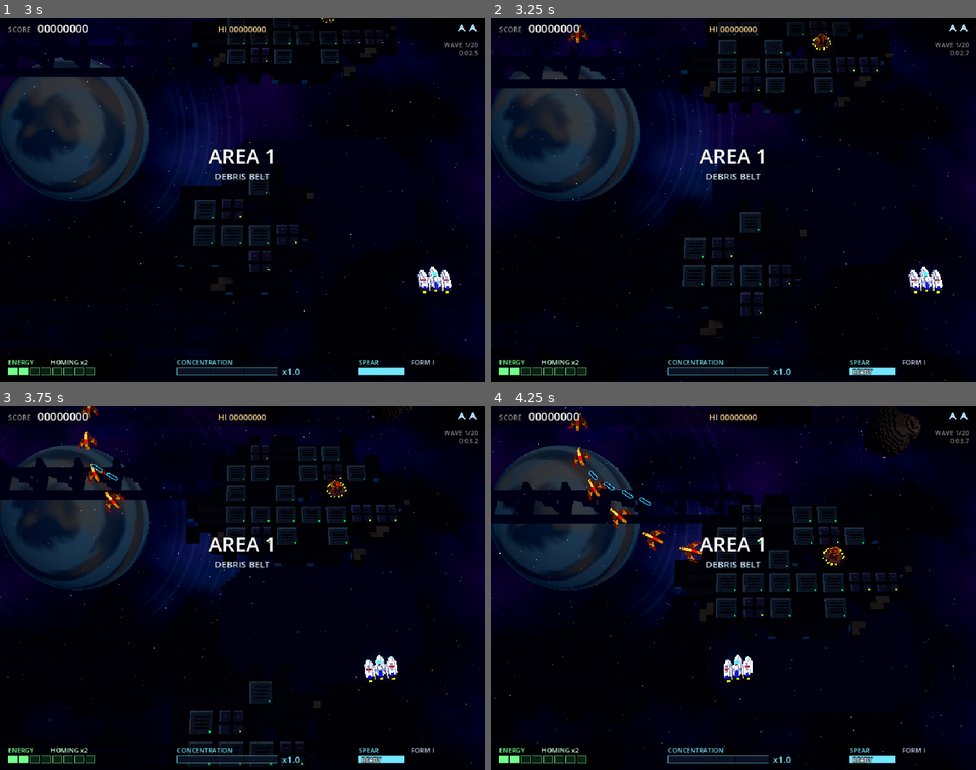
Above: before the commit, frames 1-4 (two rows, left to right).
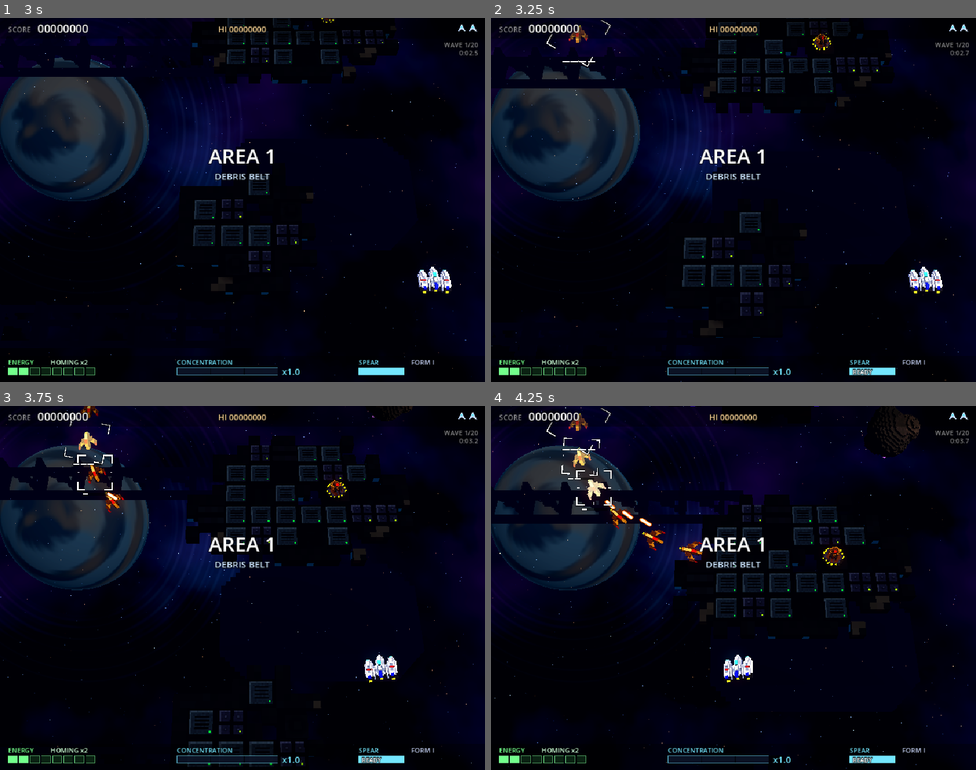
Above: after the commit, the same moments.

Repository: yos-gh/star-soulstice
Game: Godot game, scene res://main.tscn
The game is run twice, just before and just after one commit, with the same random seed, the same clock (stepped at 60 frames per second) and the same inputs.
Inputs (mouse positions are in pixels of both pictures, inside the frame that each line leads up to):
- Up to frame 1 (3 s): tap Enter (side) at 0.5 s; move the mouse to (349, 181) at 0.52 s; hold Right (right) 0.53-1.25 s; tap Space (confirm) at 0.6 s; click (349, 181) at 0.67 s; drag from (145, 218) to (218, 272) at 1.27 s; move the mouse to (291, 119) at 2.02 s; hold Right (right) 2.03-2.75 s; tap B (v_bot) at 2.1 s; drag from (218, 272) to (97, 145) at 2.77 s
- Up to frame 2 (3.25 s): no input
- Up to frame 3 (3.75 s): move the mouse to (388, 642) at 3.52 s; hold Left (left) from 3.53 s (still down); tap = (v_faster) at 3.6 s
- Up to frame 4 (4.25 s): keep holding Left (left)

Frame 1 is identical in both runs. In frame 2, 0.1% of the frame differs, in the area x 11-25%, y 0-14%; in frame 3, 0.3%; in frame 4, 0.7%, in the area x 11-34%, y 0-34%.

Commit message:
Small fighters and turrets fire unbreakable shots; turrets can be sealed
- Breakable shells are now only for mid-size enemies' and bosses'
  curtains (yos): darts, chasers, racers and turrets fire ORB needles
  (unbreakable) instead, each announced with the SHOT lock-on as every
  unbreakable shot is (swirls already were).
- Turrets hold fire while the ship is over them or within 6 units on the
  plane (bullet sealing, was 4.5), and a burst stops when the ship moves
  in; each burst of three is announced.

Co-Authored-By: Claude Opus 5.5 (1M context) <noreply@anthropic.com>

Diff:
--- a/scripts/bullets.gd
+++ b/scripts/bullets.gd
@@ -5,9 +5,11 @@
 ##
 ## Kinds (every kind comes as a round ball or a needle):
 ##   SHELL  physical: shootable (blocks your shots, breaks after `hp`),
-##          low threat, can be plentiful. Cool blue, dark centre, bright outline.
+##          low threat: the curtains of mid-size enemies and bosses. Cool
+##          blue, dark centre, bright outline.
 ##   ORB    energy: cannot be shot; only the Spear aura or killing its
-##          shooter removes it. Keep these few. Warm orange, white-hot centre.
+##          shooter removes it. The small fighters' and turrets' aimed shots,
+##          always announced (Game.warn). Warm orange, white-hot centre.
 ##   HEAVY  big energy ball (boss): not even the Spear erases it. Warm red.
 ## Every bullet remembers its shooter so a kill can turn them into energy.
 
--- a/scripts/enemies/chaser.gd
+++ b/scripts/enemies/chaser.gd
@@ -1,7 +1,8 @@
 extends Enemy
 ## Strikes from behind. A lock-on on the bottom edge marks where a train
 ## will come up; it rises slowly beside the ship's column (the rear shot
-## meets it there), stops, turns and fires one aimed shell up at the ship,
+## meets it there), stops, turns and fires one aimed unbreakable needle
+## (announced) up at the ship,
 ## then breaks away fast, easing round onto a diagonal away from the ship.
 ## params: i (place in the train, 0 = the leader, who sets the lane and
 ## shows the warning), group (shared by the train), gap, side (+1 / -1 =
@@ -9,7 +10,7 @@
 
 const INFO := {
 	"name": "CHASER", "category": "small",
-	"desc": "後方強襲機：画面の下に予兆を出し、自機の列の横を後ろからゆっくり上がってくる。止まって狙いの物理弾を 1 発、ゆるく曲がって斜め上へ高速で抜ける",
+	"desc": "後方強襲機：画面の下に予兆を出し、自機の列の横を後ろからゆっくり上がってくる。止まって狙いのエネルギー弾を 1 発（予兆あり）、ゆるく曲がって斜め上へ高速で抜ける",
 	"demos": [
 		["TRAIN OF 3", "chasers", [0.0, 3]],
 		["BOTH SIDES", "chasers", [0.0, 3, -1], "chasers", [1.4, 3, 1]],
@@ -65,14 +66,16 @@
 			if d <= 0.05:
 				vel = Vector3.ZERO
 				step = 1
-				fire_t = 0.3 + i * 0.15
+				# one unbreakable needle, announced (the train one after another)
+				fire_t = WINDUP_SHOT + i * 0.15
+				if game.combat_on() and pl.alive and game.on_field(position, -0.8):
+					game.warn_then(self, fire_t, Game.Warn.SHOT, func() -> void:
+						if game.combat_on() and pl.alive and game.on_field(position, -0.8) and (pl.position - position).length() > 3.0:
+							game.bullets.fire(position, game.bullets.aim(position), 7.0, Bullets.ORB, self, Bullets.NEEDLE))
 		1:
 			rotation.y = lerp_angle(rotation.y, atan2(-look.x, -look.z), 10.0 * dt)
 			fire_t -= dt
-			if fire_t <= 0.0:
-				if not fired and game.combat_on() and pl.alive and game.on_field(position, -0.8) and look.length() > 3.0:
-					fired = true
-					game.bullets.fire(position, game.bullets.aim(position), 7.0, Bullets.SHELL, self, Bullets.NEEDLE)
+			if fire_t <= -0.05:
 				step = 2
 				away = signf(lane - pl.position.x) if absf(lane - pl.position.x) > 0.1 else signf(lane + 0.001)
 				heading = Vector3(0, 0, -1)
--- a/scripts/enemies/dart.gd
+++ b/scripts/enemies/dart.gd
@@ -1,11 +1,12 @@
 extends Enemy
-## Formation fighter: fast fly-in along a curve, one aimed shell.
+## Formation fighter: fast fly-in along a curve, one aimed unbreakable
+## needle (announced).
 ## params: x, z, vx, vz, turn_t, turn (rad/s, + = clockwise on screen),
 ## turn_dur, fire_at
 
 const INFO := {
 	"name": "DART", "category": "small",
-	"desc": "編隊機：画面の外寄りから高速で入り、軌道の途中で画面の中央線を横切る。狙いの物理弾を 1 発",
+	"desc": "編隊機：画面の外寄りから高速で入り、軌道の途中で画面の中央線を横切る。狙いのエネルギー弾を 1 発（予兆あり）",
 	"demos": [
 		["COLUMN", "col", [0.0, -0.75, 6, 0.2, 1]],
 		["V", "vform", [0.0, -1]],
@@ -31,6 +32,9 @@
 	position += vel * dt
 	face(vel)
 	model.rotation.z = lerpf(model.rotation.z, clampf(float(p.get("turn", 0.0)) * 0.25, -0.8, 0.8) if (t > tt and t < tt + float(p.get("turn_dur", 1.0))) else 0.0, 6.0 * dt)
-	if not fired and t >= float(p.get("fire_at", 0.7)) and game.can_fire(position):
+	# one unbreakable needle, announced: the lock-on starts WINDUP_SHOT early
+	if not fired and t >= float(p.get("fire_at", 0.7)) - WINDUP_SHOT and game.can_fire(position):
 		fired = true
-		game.bullets.fire(position, game.bullets.aim(position), 8.0, Bullets.SHELL, self, Bullets.NEEDLE)
+		game.warn_then(self, WINDUP_SHOT, Game.Warn.SHOT, func() -> void:
+			if game.can_fire(position):
+				game.bullets.fire(position, game.bullets.aim(position), 8.0, Bullets.ORB, self, Bullets.NEEDLE))
--- a/scripts/enemies/racer.gd
+++ b/scripts/enemies/racer.gd
@@ -2,14 +2,15 @@
 ## Lap racer, after the GG Aleste 2 squadrons: a fast train of small
 ## saucers in from a corner straight along a side, round a loop that fills
 ## the screen (closing round the ship), then away on a wide sine wave;
-## every other one fires an aimed shell from the top of the loop each lap.
+## every other one fires an aimed unbreakable needle (announced) from the
+## top of the loop each lap.
 ## The path is a Curve2D on the play plane built by Formations.racers and
 ## shared by the train; each member flies it `i * gap` behind the leader.
 ## params: curve, i, gap, fire (path distances where it fires)
 
 const INFO := {
 	"name": "RACER", "category": "small",
-	"desc": "周回円盤（GG アレスタ 2 の編隊から）：画面の隅から縁沿いにまっすぐ入り、画面いっぱいのループで自機を囲んで 1〜2 周、振幅の大きいサインカーブで抜ける。周回ごとにループの上から狙いの物理弾",
+	"desc": "周回円盤（GG アレスタ 2 の編隊から）：画面の隅から縁沿いにまっすぐ入り、画面いっぱいのループで自機を囲んで 1〜2 周、振幅の大きいサインカーブで抜ける。周回ごとにループの上から狙いのエネルギー弾（予兆あり）",
 	"demos": [
 		["1 LAP FROM TOP LEFT", "racers", [0.0, "tl", 1, 8]],
 		["2 LAPS FROM TOP RIGHT", "racers", [0.0, "tr", 2, 8]],
@@ -43,9 +44,14 @@
 	model.rotation.y += dt * 6.0
 	model.rotation.z = sin(t * 3.0) * 0.2
 	if int(p.get("i", 0)) % 2 == 0:
+		# an unbreakable needle from the top of the loop, announced
+		# WINDUP_SHOT before it gets there
 		for f: float in p.get("fire", []):
-			if last < f and s >= f and game.can_fire(position):
-				game.bullets.fire(position, game.bullets.aim(position), 7.0, Bullets.SHELL, self, Bullets.NEEDLE)
+			var w := f - SPEED * WINDUP_SHOT
+			if last < w and s >= w and game.can_fire(position):
+				game.warn_then(self, WINDUP_SHOT, Game.Warn.SHOT, func() -> void:
+					if game.can_fire(position):
+						game.bullets.fire(position, game.bullets.aim(position), 7.0, Bullets.ORB, self, Bullets.NEEDLE))
 
 
 ## The point `s` along the path, carried on straight before it and after it.
--- a/scripts/enemies/turret.gd
+++ b/scripts/enemies/turret.gd
@@ -1,12 +1,16 @@
 extends Enemy
-## Ground gun on an island: aimed shell bursts. Spawned with its island
+## Ground gun on an island: announced bursts of three aimed, unbreakable
+## needles. It holds fire while the ship is over it or close by (bullet
+## sealing): fly in on top of it to shut it up. Spawned with its island
 ## (params: island, cell); the head turns as a separate mesh.
 
 const INFO := {
 	"name": "TURRET", "category": "ground",
-	"desc": "砲台：甲板の上から狙いの物理弾を 3 連射",
+	"desc": "砲台：甲板の上から狙いのエネルギー弾を 3 連射（予兆あり）。真上や至近距離では撃てない（弾封じ）",
 	"demos": [["ON A DECK", "ground", []]],
 }
+
+const SEAL := 6.0  # holds fire while the ship is this close (on the plane)
 
 var head: MeshInstance3D
 
@@ -35,12 +39,25 @@
 	var d := game.player.position - hp_
 	head.rotation.y = lerp_angle(head.rotation.y, atan2(-d.x, -d.z), 6.0 * dt)
 	fire_t -= dt
-	if fire_t <= 0.0:
-		if game.on_field(hp_, -1.0) and d.length() > 4.5 and game.combat_on():
-			if step < 3:
-				game.bullets.fire(hp_, atan2(d.z, d.x), 7.5, Bullets.SHELL, self, Bullets.NEEDLE)
-				step += 1
-				fire_t = 0.14
-				return
+	if fire_t > 0.0:
+		return
+	if not game.on_field(hp_, -1.0) or not game.combat_on():
 		step = 0
 		fire_t = 2.6
+		return
+	if d.length() < SEAL:
+		# sealed: the burst stops; it tries again shortly
+		step = 0
+		fire_t = 0.6
+		return
+	if step == 0:
+		game.warn(self, WINDUP_SHOT, Game.Warn.SHOT, radius)
+		step = 1
+		fire_t = WINDUP_SHOT
+	elif step <= 3:
+		game.bullets.fire(hp_, atan2(d.z, d.x), 7.5, Bullets.ORB, self, Bullets.NEEDLE)
+		step += 1
+		fire_t = 0.14
+	else:
+		step = 0
+		fire_t = 2.6
